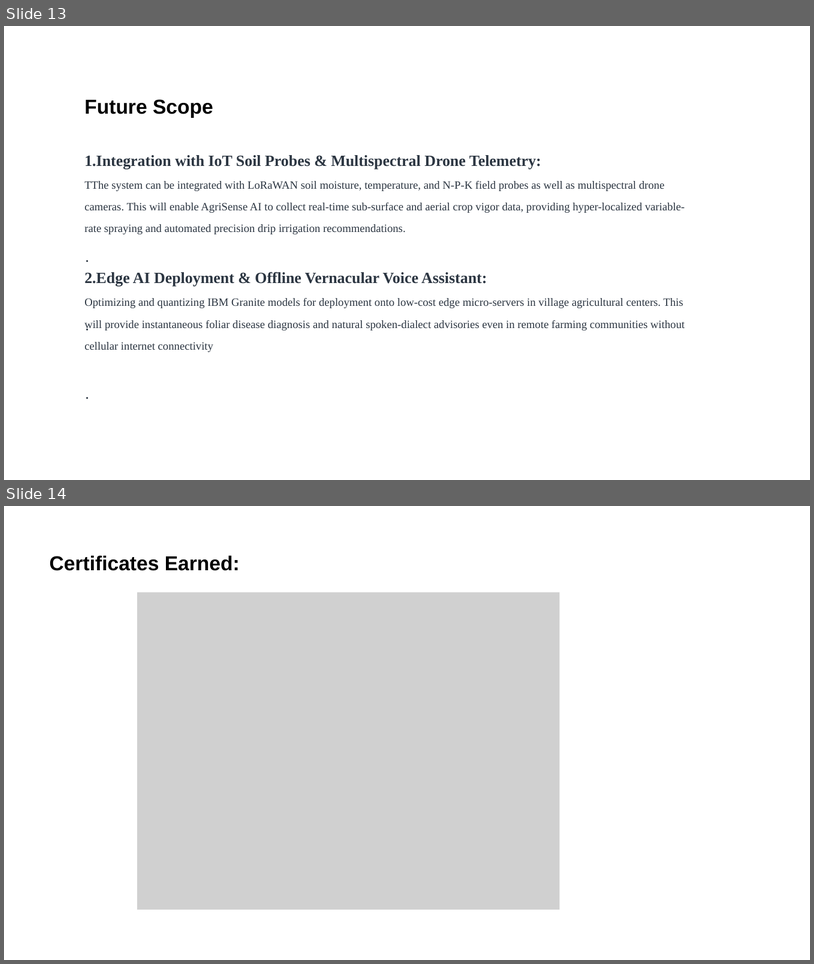
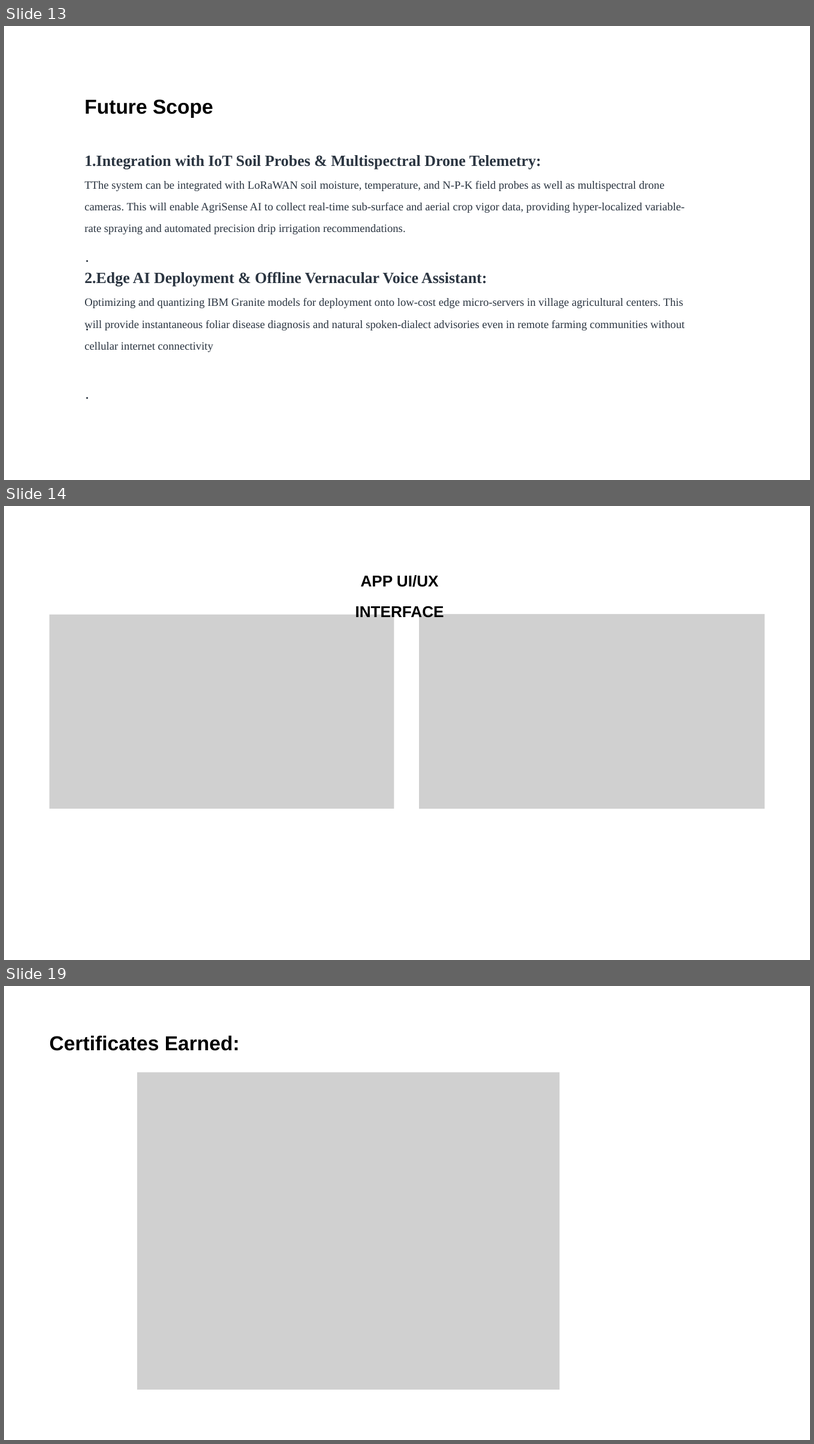
Before and after one commit to swarna-builds/AgriSense-AI-IBM-Granite, a slide deck: your projectpresentation.pptx. Shown one above the other, each under a label of ours: slides 13 and 14 before the commit, slides 13, 14 and 19 after it; the slides between them are not shown. The pictures are 814x964 and 814x1444 pixels, drawn with LibreOffice and Linux fonts; fonts in the diff are those of the drawing; grey boxes stand for pictures. Boxes give left, top, right and bottom in pixels: in the first picture for what was removed or moved away, otherwise in the second. Text is boxed around its words. In the diff, an @@ line names an element or a change of style, - is before the commit and + after.

```diff
--- a/your projectpresentation.pptx
+++ b/your projectpresentation.pptx
@@ slide 14 added at (4,506,810,960), background #FFFFFF @@
@@ text added at (356,575,444,621), 28 pt, text #000000, bold @@
+APP UI/UX INTERFACE
@@ picture added at (49,615,394,808) @@
@@ picture added at (419,614,765,808) @@
@@ what was slide 14 is now slide 19 @@
```
Also in this commit, not shown: 1 slide changed, 4 other slides added, 6 other files.
